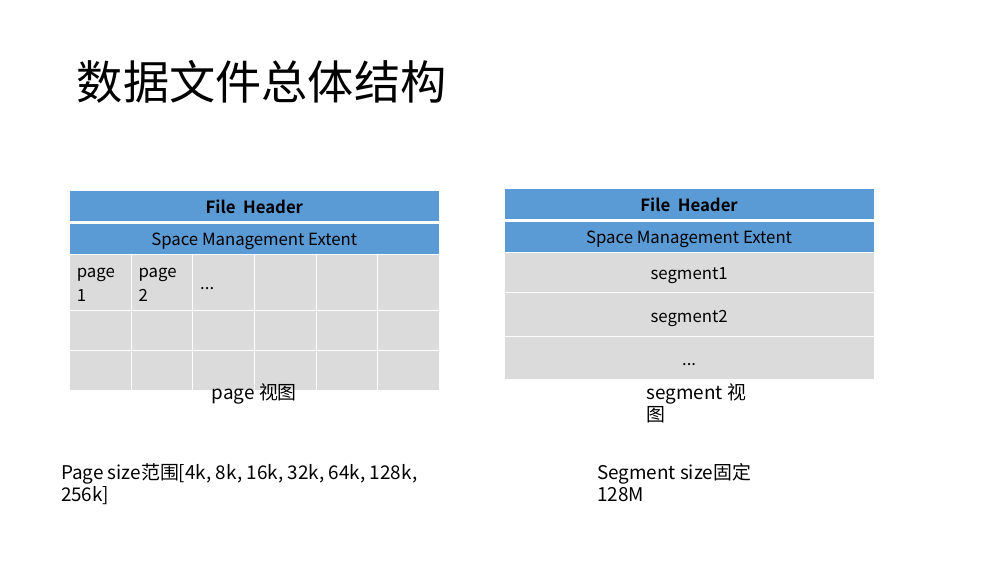
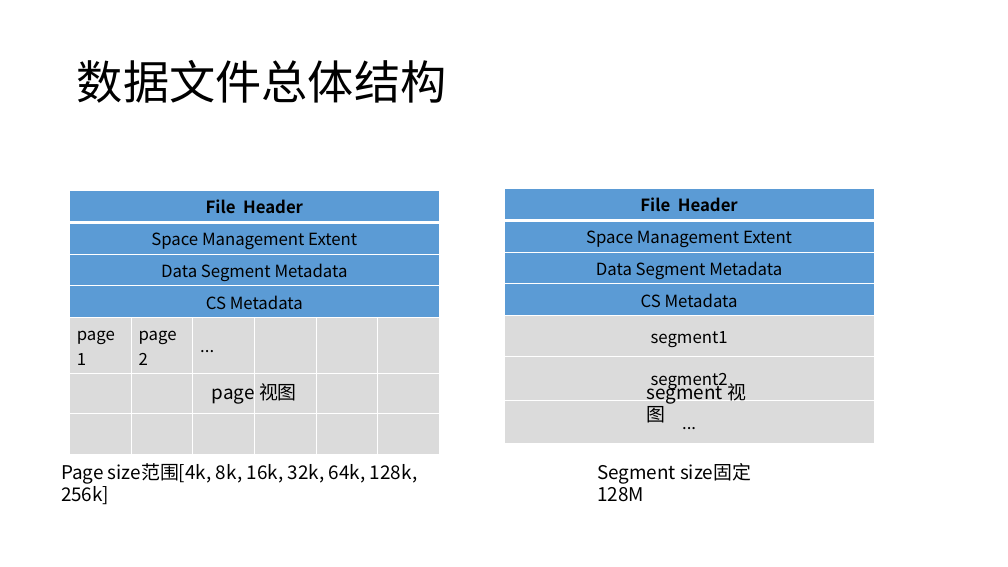
Before and after one commit to Vivian-hihi/SequoiaDB, a slide deck: slide 4 of internal_doc/03.开发设计/ACID/数据文件设计/数据文件设计讨论会20181220.pptx. Drawn at 1008x567 pixels with LibreOffice and Linux fonts; fonts in the diff are those of the drawing. Boxes give left, top, right and bottom in pixels: in the first picture for what was removed or moved away, otherwise in the second. Text is boxed around its words. In the diff, an @@ line names an element or a change of style, - is before the commit and + after.

```diff
--- a/internal_doc/03.开发设计/ACID/数据文件设计/数据文件设计讨论会20181220.pptx
+++ b/internal_doc/03.开发设计/ACID/数据文件设计/数据文件设计讨论会20181220.pptx
@@ table at <box>70,191,442,432</box> @@
+row 3: Data Segment Metadata |  |  |  |  | 
+row 4: CS Metadata |  |  |  |  | 
@@ table at <box>504,188,875,429</box> @@
+row 3: Data Segment Metadata
+row 4: CS Metadata
```
Also in this commit, not shown: 4 other slides changed, 1 slide added, 1 other file.
